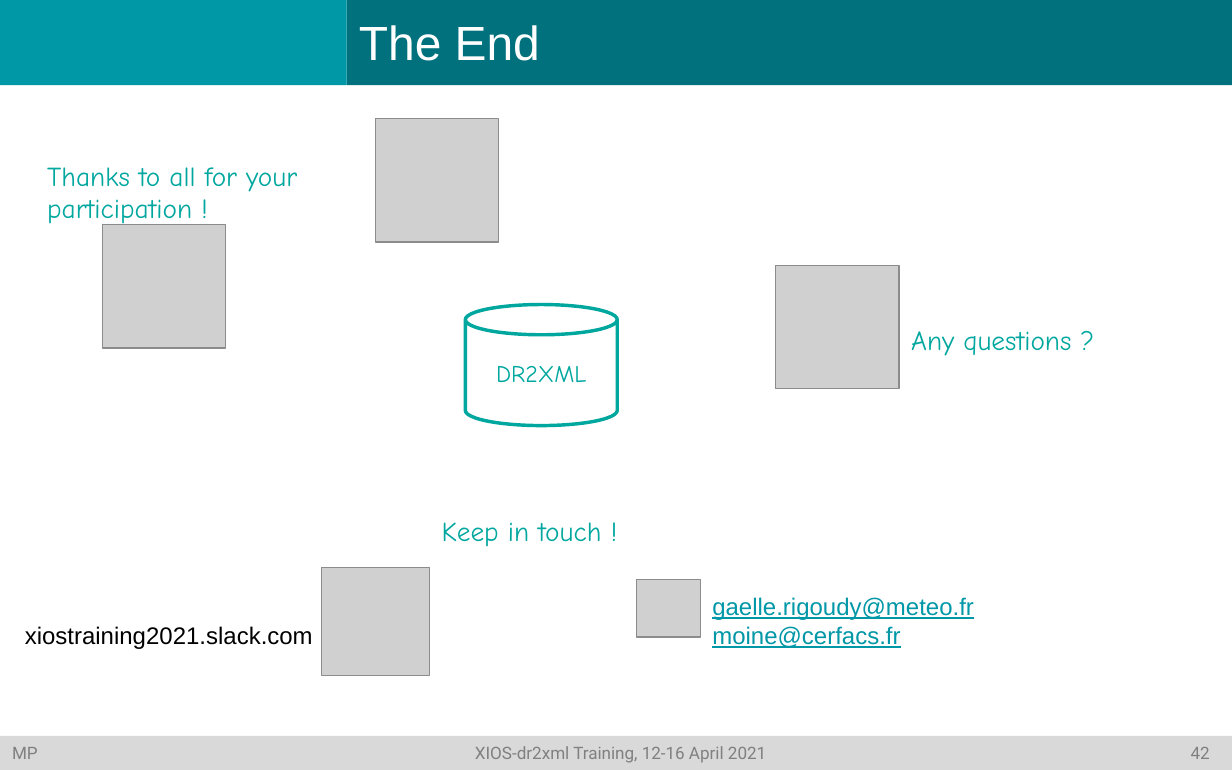
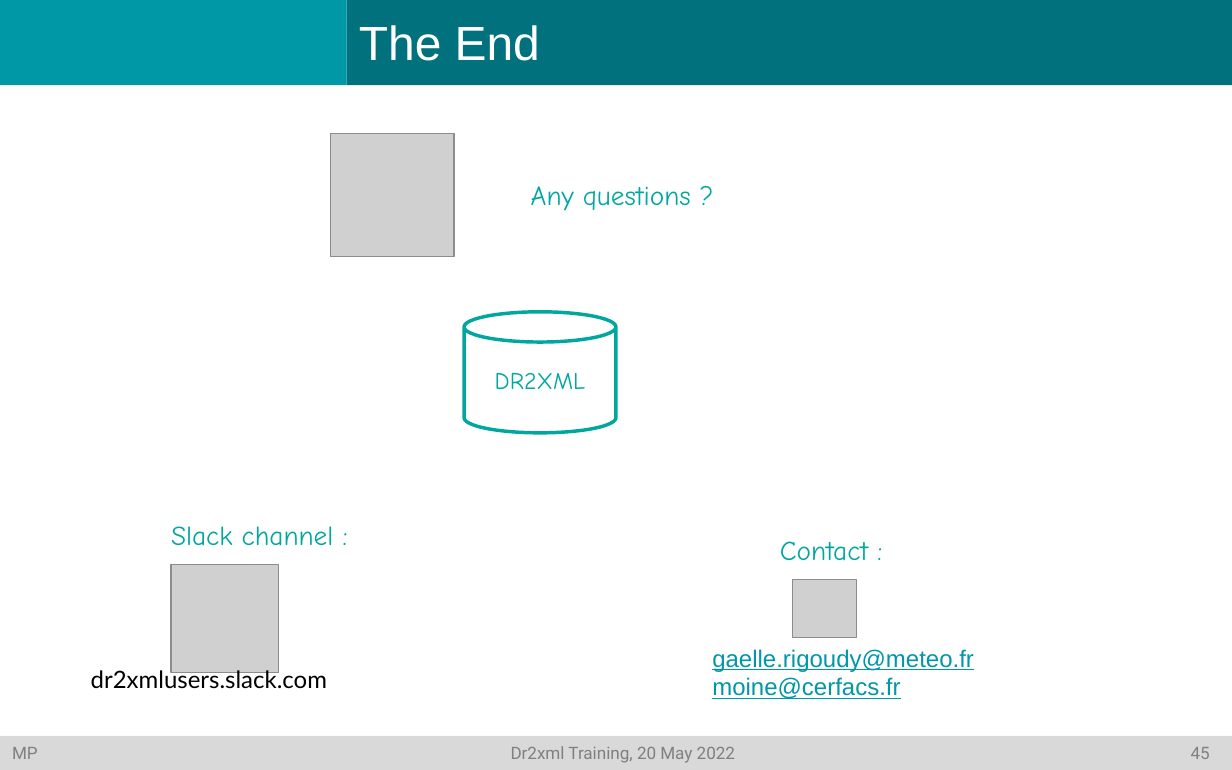
Before and after one commit to rigoudyg/dr2xml, a slide deck: slide 46 of slides/Formation_dr2xml.pptx (slide 43 before the commit). Drawn at 1232x770 pixels with LibreOffice and Linux fonts; fonts in the diff are those of the drawing; grey boxes stand for pictures. Boxes give left, top, right and bottom in pixels: in the first picture for what was removed or moved away, otherwise in the second. Text is boxed around its words. In the diff, an @@ line names an element or a change of style, - is before the commit and + after.

Commit message:
slides and docs for dr2xml training on 20.05.2022

```diff
--- a/slides/Formation_dr2xml.pptx
+++ b/slides/Formation_dr2xml.pptx
@@ picture removed at [376, 118, 499, 241] @@
@@ picture: place and size @@
-picture at [776, 266, 899, 389]
+picture at [331, 133, 455, 256]
@@ text removed at [47, 167, 297, 227] @@
-Thanks to all for your participation !
@@ text "Any questions ?": place and size @@
-text "Any questions ?" at [911, 331, 1071, 356]
+text "Any questions ?" at [531, 186, 691, 211]
@@ picture removed at [102, 225, 225, 349] @@
@@ cylinder "DR2XML": place and size @@
-cylinder "DR2XML" at [466, 304, 617, 425]
+cylinder "DR2XML" at [464, 312, 616, 432]
@@ text added at [171, 526, 334, 546], 16 pt, text #00A79F @@
+Slack channel :
@@ text removed at [442, 522, 601, 547] @@
-Keep in touch !
@@ picture: place and size @@
-picture at [322, 568, 430, 676]
+picture at [171, 564, 280, 673]
@@ text added at [780, 541, 868, 561], 16 pt, text #00A79F @@
+Contact :
@@ picture: place and size @@
-picture at [636, 579, 700, 637]
+picture at [792, 580, 856, 638]
@@ text "gaelle.rigoudy@meteo.fr": place and size @@
-text "gaelle.rigoudy@meteo.fr" at [712, 597, 974, 648]
+text "gaelle.rigoudy@meteo.fr" at [712, 649, 974, 699]
@@ text at [91, 667, 327, 689]: text changed; font Arial to Lato @@
-xiostraining2021.slack.com
+dr2xmlusers.slack.com
@@ text in rectangle at [12, 746, 1210, 763]: text changed @@
-MP XIOS-dr2xml Training, 12-16 April 2021 42
+MP Dr2xml Training, 20 May 2022 45
```
Also in this commit, not shown: 42 other slides changed, 3 slides added, 4 other files.
